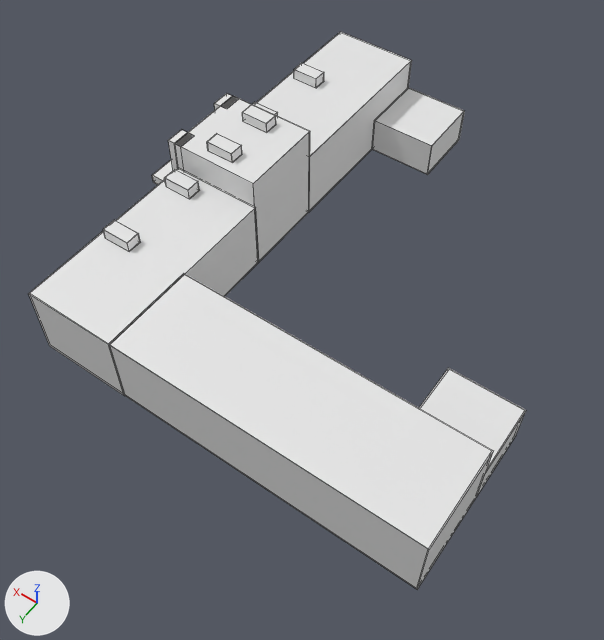
A saved change to the Blender file Mesh/hospital.blend.
Both versions are drawn from a camera (50 mm lens) standing at (-273.0, 311.0, 406.0) and looking at (-91.0, 56.0, 5.0). The axes (+X, +Y, +Z) are drawn at lower left. The lights are the same throughout. The first picture is the older version. Mesh edges are drawn as thin lines.
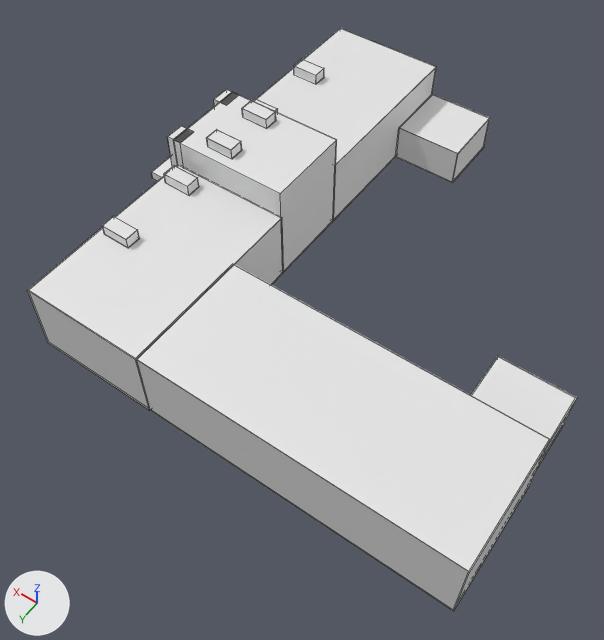
What differs and where, as boxes (x1, y1, x2, y2) in the pictures (604 x 640 px; the box of a moved part takes in the faces that stretch with it):
'Cube.009', moved, rescaled (8% wider, 9% taller)
    before: (109, 273, 493, 590)
    after: (136, 264, 551, 611)
'Cube.002', moved, rescaled (12% wider, 8% taller)
    before: (29, 169, 259, 396)
    after: (27, 165, 284, 410)
'Cube.001', moved, rescaled (15% wider, 7% taller)
    before: (256, 32, 412, 212)
    after: (256, 28, 436, 220)
'Cube', moved, rescaled (20% wider, 8% taller)
    before: (174, 96, 310, 262)
    after: (173, 92, 337, 271)
'Cube.010', moved
    before: (419, 368, 526, 496)
    after: (471, 356, 577, 467)
'Cube.008', moved
    before: (372, 87, 465, 175)
    after: (395, 94, 490, 183)
'Cube.015', moved
    before: (103, 220, 140, 251)
    after: (102, 216, 139, 248)
'Cube.011', moved
    before: (207, 134, 242, 162)
    after: (207, 129, 242, 158)
'Cube.016', moved
    before: (165, 169, 200, 199)
    after: (164, 166, 199, 195)
'Cube.012', moved
    before: (242, 104, 276, 132)
    after: (242, 101, 276, 128)
'Cube.014', moved
    before: (294, 63, 324, 87)
    after: (294, 59, 324, 84)
'Cube.004', moved
    before: (168, 130, 194, 170)
    after: (168, 126, 192, 167)
'Cube.005', moved
    before: (152, 160, 173, 185)
    after: (151, 156, 172, 181)
'Cube.003', moved
    before: (214, 93, 238, 110)
    after: (214, 89, 238, 106)
'Cube.013', moved (mostly hidden)
    before: (252, 102, 278, 116)
    after: (252, 98, 278, 113)
part 4 of me_cube_016, moved or reshaped
    before: (109, 273, 493, 588)
    after: (136, 264, 551, 608)

Edits to the bpy script that builds the scene:
```text
Change me_cube_002:
    used by ob_cube; location = (1.8, -0.2, -2.8); scale = (1.15, 1.44, 1.15)
    remove me_cube_002.from_pydata(...)  # 16 vertices, 9 faces; spans x -33.0..20.0, y -20.0..20.0, z 0.0..60.0
    add me_cube_002.from_pydata(...)  # 16 vertices, 9 faces; spans x -50.4..20.0, y -20.0..20.0, z 0.0..60.0
    me_cube_002 part 1: the whole mesh is scaled about its middle by (1.33, 1, 1), then moved by (-8.7, 0.0, 0.0)
Change me_cube_003:
    used by ob_cube_001; location = (1.8, -74.9, -2.8); scale = (1.15, 2.3, 0.978)
    remove me_cube_003.from_pydata(...)  # 8 vertices, 6 faces; spans x -33.0..20.0, y -35.0..20.0, z 0.0..50.0
    add me_cube_003.from_pydata(...)  # 8 vertices, 6 faces; spans x -50.4..20.0, y -35.0..20.0, z 0.0..50.0
    me_cube_003 part 2: the whole mesh is scaled about its middle by (1.33, 1, 1), then moved by (-8.7, 0.0, 0.0)
Change me_cube_014:
    used by ob_cube_002; location = (1.8, 109.1, -2.8); scale = (1.15, 2.3, 0.978)
    remove me_cube_014.from_pydata(...)  # 8 vertices, 6 faces; spans x -33.0..20.0, y -35.0..20.0, z 0.0..50.0
    add me_cube_014.from_pydata(...)  # 8 vertices, 6 faces; spans x -50.4..20.0, y -35.0..20.0, z 0.0..50.0
    me_cube_014 part 3: the whole mesh is scaled about its middle by (1.33, 1, 1), then moved by (-8.7, 0.0, 0.0)
Change me_cube_016:
    used by ob_cube_009; location = (-116.7, 132.1, -2.8); rotation_euler = (0.0, 0.0, 1.571), in degrees (0, 0, 90); scale = (1.15, 2.3, 0.978)
    remove me_cube_016.from_pydata(...)  # 8 vertices, 6 faces; spans x -33.0..20.0, y -35.0..50.0, z 0.0..50.0
    add me_cube_016.from_pydata(...)  # 8 vertices, 6 faces; spans x -50.4..20.0, y -35.0..50.0, z 0.0..50.0
    me_cube_016 part 4: the whole mesh is scaled about its middle by (1.33, 1, 1), then moved by (-8.7, 0.0, 0.0)
Change ob_cube:
    ob_cube.location: (1.8, -0.2, -2.8) -> (1.8, -0.2, 0.2)
Change ob_cube_001:
    ob_cube_001.location: (1.8, -74.9, -2.8) -> (1.8, -74.9, 0.2)
Change ob_cube_003:
    ob_cube_003.location: (24.8, -22.6, -2.8) -> (24.8, -22.6, 0.2)
Change ob_cube_004:
    ob_cube_004.location: (24.8, 22.2, -2.8) -> (24.8, 22.2, 0.2)
Change ob_cube_005:
    ob_cube_005.location: (47.8, -0.2, 1.8) -> (47.8, -0.2, 4.8)
Change ob_cube_002:
    ob_cube_002.location: (1.8, 109.1, -2.8) -> (1.8, 109.1, 0.2)
Change ob_cube_008:
    ob_cube_008.location: (-117.7, -132.4, -2.8) -> (-137.7, -132.4, 0.2)
Change ob_cube_009:
    ob_cube_009.location: (-116.7, 132.1, -2.8) -> (-136.7, 132.1, 0.2)
Change ob_cube_010:
    ob_cube_010.location: (-266.2, 71.1, -2.8) -> (-285.2, 50.1, 0.2)
Change ob_cube_011:
    ob_cube_011.location: (-2.5, 9.0, 69.5) -> (-2.5, 9.0, 72.5)
Change ob_cube_012:
    ob_cube_012.location: (-2.5, -25.5, 69.5) -> (-2.5, -25.5, 72.5)
Change ob_cube_013:
    ob_cube_013.location: (13.6, -48.5, 50.0) -> (13.6, -48.5, 53.0)
Change ob_cube_014:
    ob_cube_014.location: (13.6, -102.5, 50.0) -> (13.6, -102.5, 53.0)
Change ob_cube_015:
    ob_cube_015.location: (13.6, 87.2, 50.0) -> (13.6, 87.2, 53.0)
Change ob_cube_016:
    ob_cube_016.location: (13.6, 33.2, 50.0) -> (13.6, 33.2, 53.0)
```
